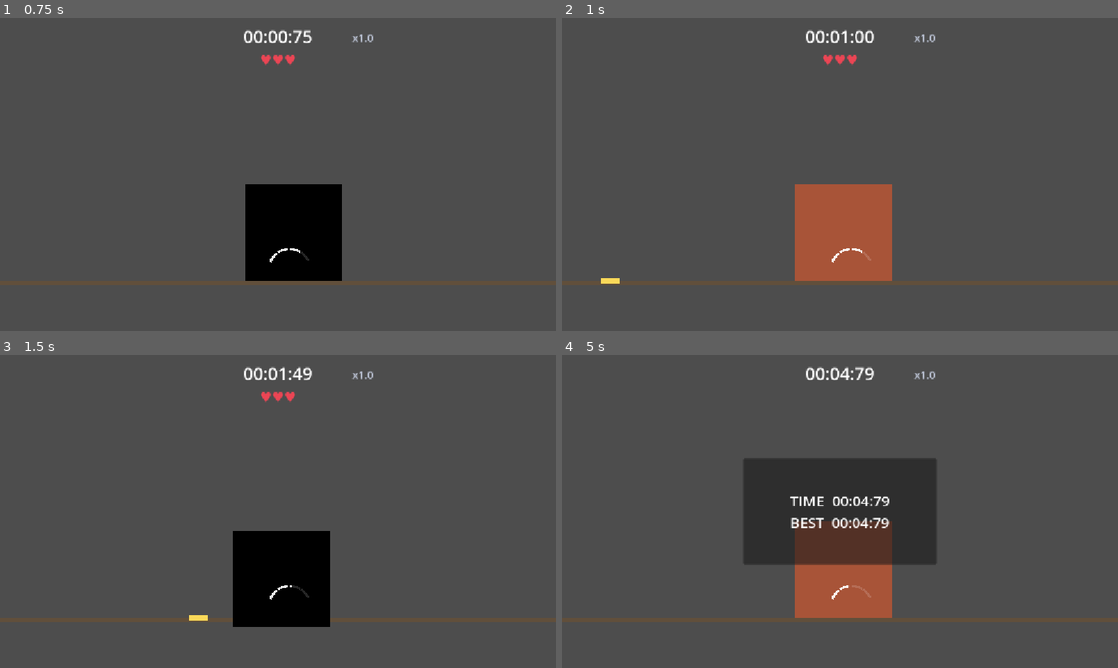
Above: before the commit, frames 1-4 (two rows, left to right).
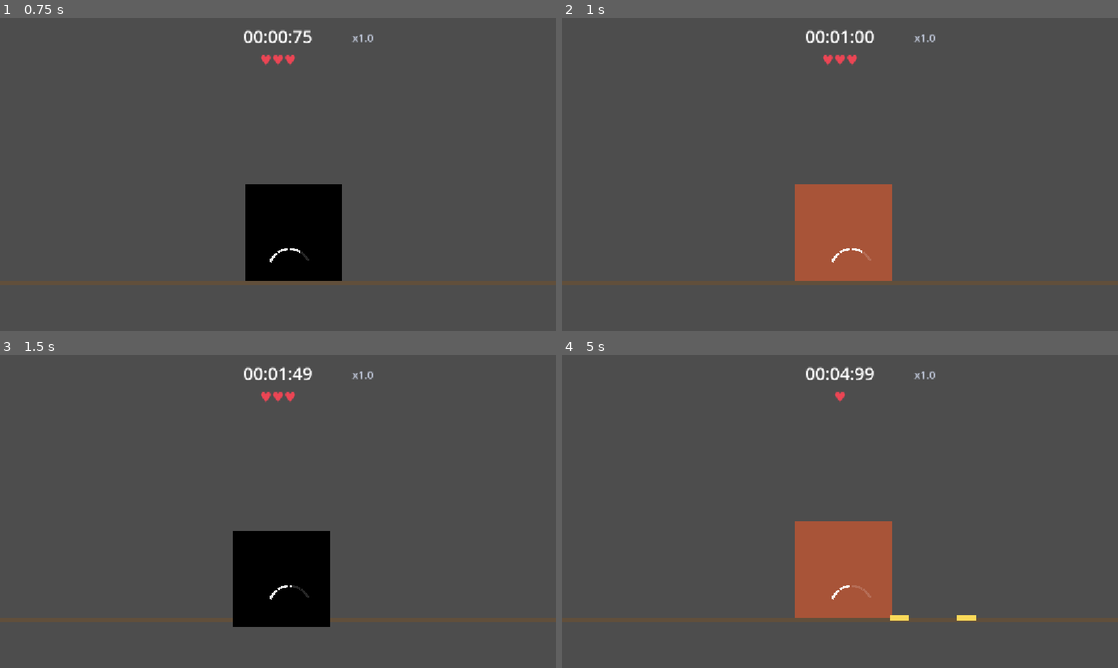
Above: after the commit, the same moments.

Repository: thugzook/desserted-desert-gamejam
Game: Godot game, scene res://scenes/main.tscn
Same seed, same stepped clock (60 frames per second), same inputs: the game is played once before the commit and once after it.
Inputs:
- Up to frame 1 (0.75 s): tap Enter (restart) at 0.5 s; hold D (dodge_right) from 0.53 s (still down); tap J (parry) at 0.6 s
- Up to frame 2 (1 s): keep holding D (dodge_right)
- Up to frame 3 (1.5 s): release D (dodge_right) at 1.28 s; hold S (dodge_down) from 1.28 s (still down); tap J (parry) at 1.35 s
- Up to frame 4 (5 s): release S (dodge_down) at 2.03 s; hold D (dodge_right) 2.03-2.78 s; tap J (parry) every 0.75 s from 2.1 to 4.35 s; hold Space (dodge_up) 2.78-3.53 s; hold A (dodge_left) from 3.53 s (still down)

Frame 1 is identical in both runs. In frame 2, less than 0.1% of the frame differs, in the area x 7-11%, y 83-85%; in frame 3, less than 0.1%; in frame 4, 12%, in the area x 32-75%, y 3-85%.

Commit message:
Add beat-pattern system: HTML sequencer editor + PatternSpawner
Attacks now arrive on an authored beat grid (Rhythm Heaven style) instead
of random intervals. A note marks when the attack ARRIVES at the player,
so PatternSpawner spawns each shot lead-time early (telegraph + travel).

- tools/pattern-editor.html: FL-Studio-style step sequencer (10 measures
  of 4/4, 16th-note grid, 1/4-1/8-1/16 snap, Web Audio preview, conflict
  warnings, export/import JSON, localStorage autosave)
- ANY lane: preserves the beat but rolls a random direction at spawn
- patterns/test_pattern.json: starter pattern, looped forever
- Spawner.lane_endpoints() extracted so both spawners share aiming math;
  random spawner kept on disk for easy revert

Co-Authored-By: Claude Fable 5 <noreply@anthropic.com>

Diff:
--- /dev/null
+++ b/dodge-guy-gamejam/patterns/test_pattern.json
@@ -0,0 +1,62 @@
+{
+  "bpm": 100,
+  "beats_per_measure": 4,
+  "steps_per_beat": 4,
+  "measures": 10,
+  "notes": [
+    { "measure": 0, "step": 0, "lane": "ABOVE_CENTER" },
+    { "measure": 0, "step": 4, "lane": "ABOVE_CENTER" },
+    { "measure": 0, "step": 8, "lane": "ABOVE_CENTER" },
+    { "measure": 0, "step": 12, "lane": "ABOVE_CENTER" },
+
+    { "measure": 1, "step": 0, "lane": "FEET_LEFT" },
+    { "measure": 1, "step": 4, "lane": "FEET_RIGHT" },
+    { "measure": 1, "step": 8, "lane": "FEET_LEFT" },
+    { "measure": 1, "step": 12, "lane": "FEET_RIGHT" },
+
+    { "measure": 2, "step": 0, "lane": "HEAD_LEFT" },
+    { "measure": 2, "step": 4, "lane": "HEAD_RIGHT" },
+    { "measure": 2, "step": 8, "lane": "HEAD_LEFT" },
+    { "measure": 2, "step": 12, "lane": "HEAD_RIGHT" },
+
+    { "measure": 3, "step": 0, "lane": "ANY" },
+    { "measure": 3, "step": 4, "lane": "ANY" },
+    { "measure": 3, "step": 8, "lane": "ANY" },
+    { "measure": 3, "step": 12, "lane": "ANY" },
+
+    { "measure": 4, "step": 0, "lane": "ABOVE_CENTER" },
+    { "measure": 4, "step": 4, "lane": "ABOVE_CENTER" },
+    { "measure": 4, "step": 6, "lane": "ABOVE_CENTER" },
+    { "measure": 4, "step": 8, "lane": "ABOVE_CENTER" },
+    { "measure": 4, "step": 12, "lane": "ABOVE_CENTER" },
+    { "measure": 4, "step": 14, "lane": "ABOVE_CENTER" },
+
+    { "measure": 5, "step": 0, "lane": "FEET_LEFT" },
+    { "measure": 5, "step": 4, "lane": "FEET_RIGHT" },
+    { "measure": 5, "step": 6, "lane": "FEET_LEFT" },
+    { "measure": 5, "step": 8, "lane": "FEET_RIGHT" },
+    { "measure": 5, "step": 12, "lane": "FEET_LEFT" },
+    { "measure": 5, "step": 14, "lane": "FEET_RIGHT" },
+
+    { "measure": 6, "step": 0, "lane": "ABOVE_CENTER" },
+    { "measure": 6, "step": 4, "lane": "HEAD_LEFT" },
+    { "measure": 6, "step": 8, "lane": "FEET_RIGHT" },
+    { "measure": 6, "step": 12, "lane": "ANY" },
+
+    { "measure": 7, "step": 0, "lane": "ABOVE_CENTER" },
+    { "measure": 7, "step": 8, "lane": "ANY" },
+
+    { "measure": 8, "step": 0, "lane": "FEET_LEFT" },
+    { "measure": 8, "step": 2, "lane": "FEET_RIGHT" },
+    { "measure": 8, "step": 6, "lane": "HEAD_LEFT" },
+    { "measure": 8, "step": 8, "lane": "FEET_RIGHT" },
+    { "measure": 8, "step": 10, "lane": "FEET_LEFT" },
+    { "measure": 8, "step": 14, "lane": "HEAD_RIGHT" },
+
+    { "measure": 9, "step": 0, "lane": "ABOVE_CENTER" },
+    { "measure": 9, "step": 4, "lane": "ANY" },
+    { "measure": 9, "step": 8, "lane": "ABOVE_CENTER" },
+    { "measure": 9, "step": 14, "lane": "HEAD_RIGHT" },
+    { "measure": 9, "step": 15, "lane": "HEAD_RIGHT" }
+  ]
+}
--- a/dodge-guy-gamejam/scenes/main.tscn
+++ b/dodge-guy-gamejam/scenes/main.tscn
@@ -2,8 +2,7 @@
 
 [ext_resource type="Script" uid="uid://ch4qc1snynxp3" path="res://scripts/main.gd" id="1_main"]
 [ext_resource type="PackedScene" uid="uid://dy6m3j0picd3k" path="res://scenes/player.tscn" id="2_player"]
-[ext_resource type="Script" uid="uid://bu38kqdtp1cco" path="res://scripts/spawner.gd" id="3_spawner"]
-[ext_resource type="Script" uid="uid://c64100kvtmai4" path="res://scripts/projectile_data.gd" id="4_pdata"]
+[ext_resource type="Script" path="res://scripts/pattern_spawner.gd" id="3_spawner"]
 [ext_resource type="PackedScene" uid="uid://cwyrrk1dsu60l" path="res://scenes/projectile.tscn" id="5_projectile"]
 [ext_resource type="Resource" path="res://resources/attacks/zippy.tres" id="6_zippy"]
 [ext_resource type="PackedScene" uid="uid://b82fbjsmxlm0b" path="res://scenes/hud.tscn" id="9_hud"]
@@ -23,8 +22,9 @@
 [node name="Spawner" type="Node2D" parent="." unique_id=1575174766 node_paths=PackedStringArray("player")]
 script = ExtResource("3_spawner")
 projectile_scene = ExtResource("5_projectile")
-attacks = Array[ExtResource("4_pdata")]([ExtResource("6_zippy")])
+attack = ExtResource("6_zippy")
 player = NodePath("../Player")
+pattern_path = "res://patterns/test_pattern.json"
 
 [node name="Camera2D" type="Camera2D" parent="." unique_id=616773023]
 position = Vector2(576, 324)
--- /dev/null
+++ b/dodge-guy-gamejam/scripts/pattern_spawner.gd
@@ -0,0 +1,142 @@
+class_name PatternSpawner
+extends Node2D
+## Plays an authored beat pattern (JSON from tools/pattern-editor.html) on loop.
+##
+## A note in the pattern marks when the attack ARRIVES at the player — the moment
+## they must dodge or parry — not when it spawns. This node works backwards and
+## spawns each shot lead_time() seconds early (telegraph + travel), which is what
+## keeps the attacks landing on the beat.
+##
+## Coordinate assumption: same as Spawner — this node sits at (0, 0) in main.tscn,
+## and all aiming math is shared via Spawner.lane_endpoints().
+
+## Lane string in the JSON meaning "keep the beat, hide the direction" —
+## the actual lane is rolled from `lanes` the moment the note spawns.
+const ANY_LANE := "ANY"
+
+@export var projectile_scene: PackedScene
+## TUNE: the one attack type every note uses. One attack = one uniform lead time,
+## which keeps "arrives on the beat" easy to reason about. Per-note attacks are a
+## later feature, on purpose.
+@export var attack: ProjectileData
+@export var player: Player
+
+@export_group("Pattern")
+## The pattern to loop forever. Author it in tools/pattern-editor.html, export,
+## drop the .json into res://patterns/, and point this at it.
+@export_file("*.json") var pattern_path := "res://patterns/test_pattern.json"
+## 0 = use the BPM saved in the pattern file. Set above 0 to override — raising
+## it speeds the whole song up without editing the pattern.
+@export var bpm_override := 0.0
+## Beats of silence before measure 1 the first time through. Reaction runway —
+## keep it at least ~3 so the very first note still gets its full telegraph.
+@export var lead_in_beats := 4.0
+## TUNE: which lanes an "ANY" (undisclosed direction) note may resolve to.
+## Duplicate an entry to weight it, remove one to retire it.
+@export var lanes: Array[Projectile.Lane] = [
+	Projectile.Lane.ABOVE_LEFT,
+	Projectile.Lane.ABOVE_RIGHT,
+	Projectile.Lane.ABOVE_CENTER,
+	Projectile.Lane.FEET_LEFT,
+	Projectile.Lane.FEET_RIGHT,
+	Projectile.Lane.HEAD_LEFT,
+	Projectile.Lane.HEAD_RIGHT,
+]
+
+@export_group("Placement")
+## How far off-screen attacks appear. Also the travel distance, so it's half of
+## lead_time() — change it and the spawner re-schedules everything automatically.
+@export var spawn_radius := 720.0
+## How far a shot travels from the screen centre before it deletes itself.
+## Must comfortably exceed spawn_radius or attacks vanish before they arrive.
+@export var despawn_radius := 1500.0
+
+var _notes: Array[Dictionary] = []  # sorted by "beats"; "lane" of -1 means ANY
+var _loop_beats := 0.0              # length of one full pattern loop, in beats
+var _seconds_per_beat := 0.6
+var _song_time := 0.0               # seconds since the run started
+var _next_note := 0                 # index into _notes of the next unspawned note
+var _loop := 0                      # how many times the pattern has wrapped
+
+
+func _ready() -> void:
+	_load_pattern()
+
+
+func _physics_process(delta: float) -> void:
+	if Game.state != Game.State.PLAYING or _notes.is_empty() or player == null:
+		return
+	_song_time += delta
+	# Fire every note whose ARRIVAL falls within lead_time of now. Usually zero or
+	# one per frame; the while catches dense 16th clusters after a lag spike.
+	while _arrival_seconds(_next_note) <= _song_time + lead_time():
+		_spawn(_notes[_next_note])
+		_next_note += 1
+		if _next_note >= _notes.size():  # pattern wraps — loop forever
+			_next_note = 0
+			_loop += 1
+
+
+## Seconds between a shot spawning and reaching the player: telegraph + travel.
+## Every lane travels spawn_radius pixels (see Spawner.lane_endpoints), so one
+## number serves all seven.
+func lead_time() -> float:
+	return attack.telegraph_time + spawn_radius / attack.speed
+
+
+# --- private ---------------------------------------------------------------
+
+
+## When note `i` of the CURRENT loop arrives at the player, in song seconds.
+func _arrival_seconds(i: int) -> float:
+	var beats: float = lead_in_beats + _loop * _loop_beats + _notes[i]["beats"]
+	return beats * _seconds_per_beat
+
+
+func _spawn(note: Dictionary) -> void:
+	var lane: Projectile.Lane
+	if int(note["lane"]) == -1:
+		lane = lanes.pick_random()  # undisclosed direction: beat kept, lane rolled now
+	else:
+		lane = int(note["lane"]) as Projectile.Lane
+	var endpoints := Spawner.lane_endpoints(lane, player, spawn_radius)
+	var projectile: Projectile = projectile_scene.instantiate()
+	projectile.setup(attack, lane, endpoints[0], endpoints[1], despawn_radius)
+	add_child(projectile)
+	# Silent unless the game runs with --verbose: timing audit for beat alignment.
+	print_verbose("PatternSpawner: beat %.2f (%s) spawned at t=%.3f, arrives t=%.3f" % [
+			note["beats"], Projectile.Lane.keys()[lane], _song_time, _song_time + lead_time()])
+
+
+## Read and validate the pattern file. Bad notes are logged and skipped — a typo
+## in a lane name must never crash a run.
+func _load_pattern() -> void:
+	var text := FileAccess.get_file_as_string(pattern_path)
+	if text.is_empty():
+		push_error("PatternSpawner: can't read '%s' — no attacks will spawn." % pattern_path)
+		return
+	var data: Variant = JSON.parse_string(text)
+	if data == null or not data is Dictionary:
+		push_error("PatternSpawner: '%s' isn't valid JSON — no attacks will spawn." % pattern_path)
+		return
+
+	var bpm := bpm_override if bpm_override > 0.0 else float(data.get("bpm", 100.0))
+	_seconds_per_beat = 60.0 / bpm
+	var beats_per_measure := float(data.get("beats_per_measure", 4))
+	var steps_per_beat := float(data.get("steps_per_beat", 4))
+	_loop_beats = float(data.get("measures", 10)) * beats_per_measure
+
+	for note: Dictionary in data.get("notes", []):
+		var lane_name := str(note.get("lane", ""))
+		var lane := -1
+		if lane_name != ANY_LANE:
+			if not Projectile.Lane.has(lane_name):
+				push_warning("PatternSpawner: unknown lane '%s' skipped." % lane_name)
+				continue
+			lane = Projectile.Lane[lane_name]
+		var beats := float(note.get("measure", 0)) * beats_per_measure \
+				+ float(note.get("step", 0)) / steps_per_beat
+		_notes.append({"beats": beats, "lane": lane})
+	# The conductor walks _notes front to back, so they must be in time order
+	# no matter how the editor happened to serialize them.
+	_notes.sort_custom(func(a: Dictionary, b: Dictionary) -> bool: return a["beats"] < b["beats"])
--- a/dodge-guy-gamejam/scripts/spawner.gd
+++ b/dodge-guy-gamejam/scripts/spawner.gd
@@ -72,17 +72,18 @@
 	return lerpf(start_interval, min_interval, t)
 
 
-func _spawn() -> void:
-	var attack: ProjectileData = attacks.pick_random()
-	var lane: Projectile.Lane = lanes.pick_random()
-	var player_center := player.home_position
+## Where a shot in `lane` appears and the point it flies toward, as [from, toward].
+## Static so PatternSpawner shares the exact same aiming math — every lane travels
+## `radius` pixels to reach the player, which is what makes one lead time serve all seven.
+static func lane_endpoints(lane: Projectile.Lane, target: Player, radius: float) -> Array[Vector2]:
+	var player_center := target.home_position
 	# Offsets from centre, not absolute positions — Godot's Y grows DOWNWARD, so
 	# up (head) is negative and down (feet) is positive. Derived from the sprite,
 	# so resizing the player re-aims every lane automatically.
-	var head_offset_y := -(player.player_size.y / 2)
-	var feet_offset_y := player.player_size.y / 2
+	var head_offset_y := -(target.player_size.y / 2)
+	var feet_offset_y := target.player_size.y / 2
 
-	var center_offset_x := player.player_size.x / 2
+	var center_offset_x := target.player_size.x / 2
 
 	# Anchored to home_position: every lane is a fixed, axis-aligned approach so
 	# the player can learn each one's answer (LANE_ANSWERS in player.gd decides).
@@ -90,27 +91,33 @@
 	var toward: Vector2
 	match lane:
 		Projectile.Lane.ABOVE_CENTER:
-			from = player_center + Vector2(0.0, -spawn_radius)
+			from = player_center + Vector2(0.0, -radius)
 			toward = player_center
 		Projectile.Lane.ABOVE_LEFT:
-			from = player_center + Vector2(-center_offset_x, -spawn_radius)
+			from = player_center + Vector2(-center_offset_x, -radius)
 			toward = player_center + Vector2(-center_offset_x, 0.0)
 		Projectile.Lane.ABOVE_RIGHT:
-			from = player_center + Vector2(center_offset_x, -spawn_radius)
+			from = player_center + Vector2(center_offset_x, -radius)
 			toward = player_center + Vector2(center_offset_x, 0.0)
 		Projectile.Lane.FEET_LEFT:
-			from = player_center + Vector2(-spawn_radius, feet_offset_y)
+			from = player_center + Vector2(-radius, feet_offset_y)
 			toward = player_center + Vector2(0.0, feet_offset_y)
 		Projectile.Lane.FEET_RIGHT:
-			from = player_center + Vector2(spawn_radius, feet_offset_y)
+			from = player_center + Vector2(radius, feet_offset_y)
 			toward = player_center + Vector2(0.0, feet_offset_y)
 		Projectile.Lane.HEAD_LEFT:
-			from = player_center + Vector2(-spawn_radius, head_offset_y)
+			from = player_center + Vector2(-radius, head_offset_y)
 			toward = from + Vector2.RIGHT  # horizontal — reads as "at the head"
 		Projectile.Lane.HEAD_RIGHT:
-			from = player_center + Vector2(spawn_radius, head_offset_y)
+			from = player_center + Vector2(radius, head_offset_y)
 			toward = from + Vector2.LEFT
+	return [from, toward]
 
+
+func _spawn() -> void:
+	var attack: ProjectileData = attacks.pick_random()
+	var lane: Projectile.Lane = lanes.pick_random()
+	var endpoints := lane_endpoints(lane, player, spawn_radius)
 	var projectile: Projectile = projectile_scene.instantiate()
-	projectile.setup(attack, lane, from, toward, despawn_radius)
+	projectile.setup(attack, lane, endpoints[0], endpoints[1], despawn_radius)
 	add_child(projectile)
Not shown, added: dodge-guy-gamejam/scripts/pattern_spawner.gd.uid
Not shown, added: tools/pattern-editor.html
